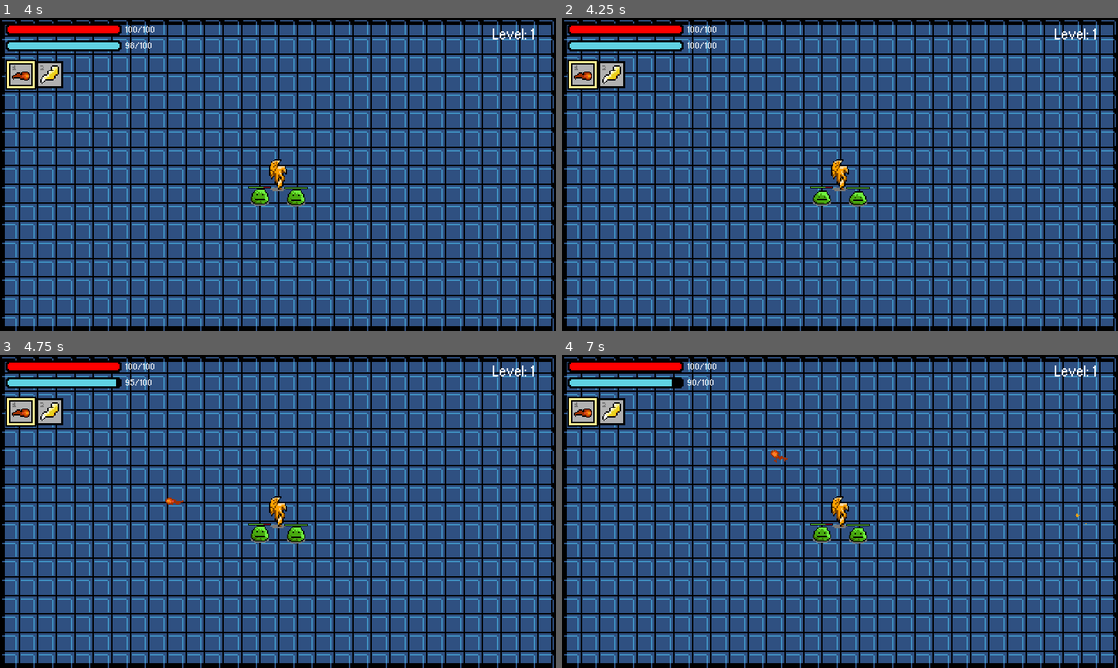
Above: before the commit, frames 1-4 (two rows, left to right).
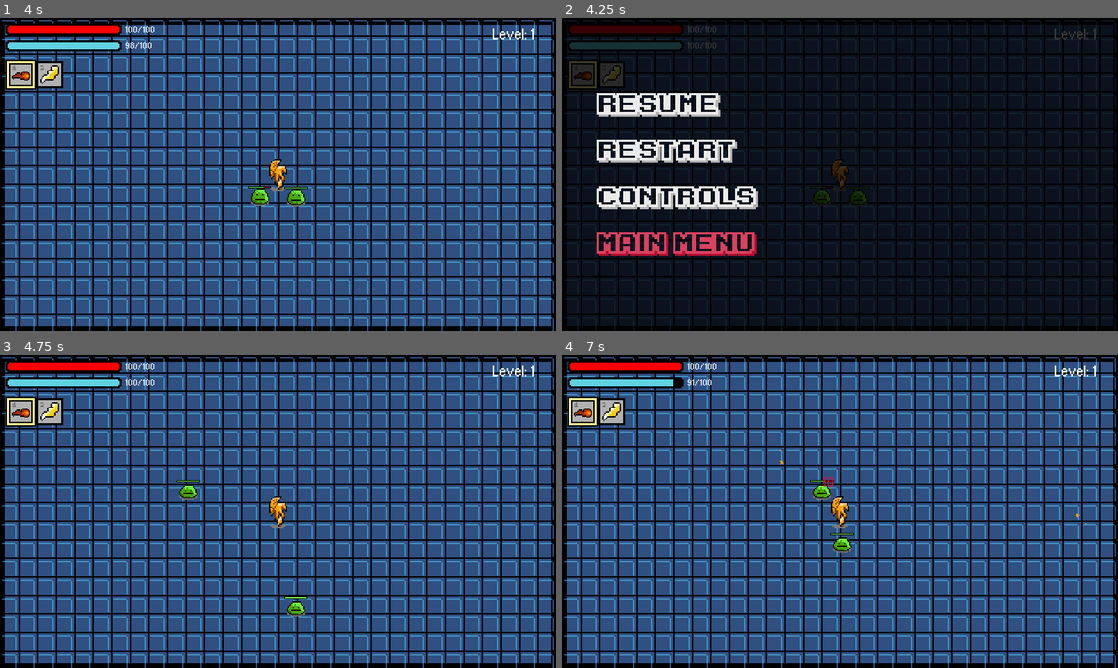
Above: after the commit, the same moments.

Repository: jonathanlin0/Theseus
Game: Godot game, scene res://Levels/Endless_Mode.tscn
Two runs of this game, one before a commit and one after it. Both use one fixed random seed, a clock stepped at 60 frames per second and the inputs below. Sound files missing from this copy of the repository are replaced by a short silence.
Inputs (mouse positions are in pixels of both pictures, inside the frame that each line leads up to):
- Up to frame 1 (4 s): tap Enter at 0.5 s; move the mouse to (400, 158) at 0.52 s; hold Up (ui_up) 0.53-1.28 s; hold Space (ui_space) 0.53-1.28 s; click (400, 158) at 0.67 s; tap Keypad Enter (ui_accept) at 0.77, 0.8, 1.07, 1.35, 1.52, 1.82, 2, 2.3, 3.02, 3.32, 3.77, 3.8 s; move the mouse to (166, 190) at 1.27 s; tap Space (ui_space) at 1.55, 2.85 s; move the mouse to (333, 105) at 2.02 s; hold Up (ui_up) 2.03-3.53 s; click (333, 105) at 2.1 s; move the mouse to (250, 237) at 2.77 s; click (250, 237) at 2.92 s; move the mouse to (444, 221) at 3.52 s; hold Shift from 3.53 s (still down)
- Up to frame 2 (4.25 s): keep holding Shift; tap Keypad Enter (ui_accept) at 4.07 s; tap Escape (ui_cancel) at 4.15 s
- Up to frame 3 (4.75 s): release Shift at 4.25 s; click (116, 489) at 4.27 s
- Up to frame 4 (7 s): move the mouse to (673, 464) at 5.02 s; tap Space (ui_space) at 5.1, 6.8 s; tap Keypad Enter (ui_accept) at 5.27, 5.57, 5.85, 6.77 s; move the mouse to (867, 511) at 5.77 s; click (867, 511) at 5.92 s; move the mouse to (756, 433) at 6.52 s; hold Up (ui_up) from 6.53 s (still down); click (756, 433) at 6.6 s

Frame 1 is identical in both runs. In frame 2, 82% of the frame differs, in the area x 0-100%, y 0-100%; in frame 3, 0.8%; in frame 4, 0.8%.

Commit message:
Endless mode bug fixes

Diff:
--- a/Theseus/Levels/Endless_Mode.gd
+++ b/Theseus/Levels/Endless_Mode.gd
@@ -45,6 +45,9 @@
 	master_data.level = 0
 	master_data._reset_all()
 
+	master_data.endless_mob_deaths = []
+	master_data.endless_current_spawned_mobs = []
+
 func _physics_process(delta):
 	time_elapsed = round(OS.get_unix_time() - start_time)
 
--- a/Theseus/Levels/Endless_Mode.tscn
+++ b/Theseus/Levels/Endless_Mode.tscn
@@ -7,6 +7,7 @@
 [ext_resource path="res://Misc/Sprites/black_bar.png" type="Texture" id=5]
 [ext_resource path="res://Misc/Sprites/dark_red_bar.png" type="Texture" id=6]
 [ext_resource path="res://Misc/Sprites/overlay_bar.png" type="Texture" id=7]
+[ext_resource path="res://Misc/Pause.tscn" type="PackedScene" id=8]
 
 [sub_resource type="DynamicFont" id=1]
 font_data = ExtResource( 1 )
@@ -17,6 +18,8 @@
 
 [node name="Endless_Mode" type="Node2D"]
 script = ExtResource( 4 )
+
+[node name="PauseMenu" parent="." instance=ExtResource( 8 )]
 
 [node name="TileMap" type="TileMap" parent="."]
 tile_set = ExtResource( 2 )
--- a/Theseus/Menu/Title_Screen.tscn
+++ b/Theseus/Menu/Title_Screen.tscn
@@ -228,7 +228,7 @@
 position = Vector2( 238, 135 )
 scale = Vector2( 1.05, 1.05 )
 frames = SubResource( 1 )
-frame = 22
+frame = 28
 playing = true
 
 [node name="Play" type="TextureButton" parent="."]
--- a/Theseus/Misc/Pause.gd
+++ b/Theseus/Misc/Pause.gd
@@ -33,6 +33,10 @@
 		get_tree().change_scene("res://Misc/Multiplayer.tscn")
 		master_data._reset_all()
 		master_data._reset_all_p2()
+	elif master_data.is_endless == true:
+		master_data.level = 0
+		get_tree().change_scene("res://Levels/Endless_Mode.tscn")
+		master_data._reset_all()
 
 func _on_Exit_pressed():
 	pause()
Not shown: 1 places in Theseus/Levels/Endless_Mode.tscn that only renumber resources
